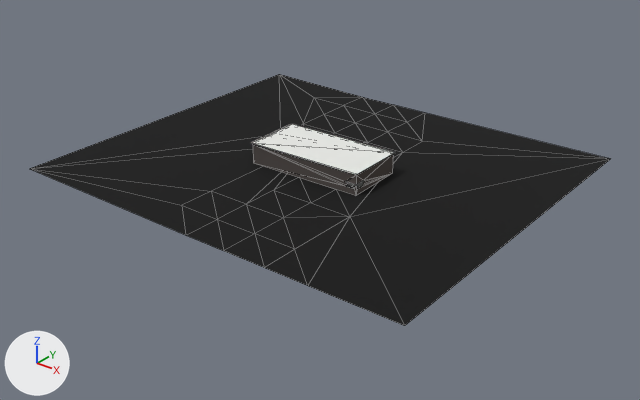
The glTF model public/twins/chatt/models/fsg-bank.glb, before and after one commit.
Before and after are seen from a camera (50 mm lens) standing at (244.0, -308.0, 171.0) and looking at (5.0, -9.0, -14.0). Lighting does not change. The marker at lower left points along +X, +Y and +Z. The older version comes first. Mesh edges are drawn as thin lines. Where no turn or scale is listed for an object, it has been applied to the vertices. Vertices at exactly the same position are counted once.
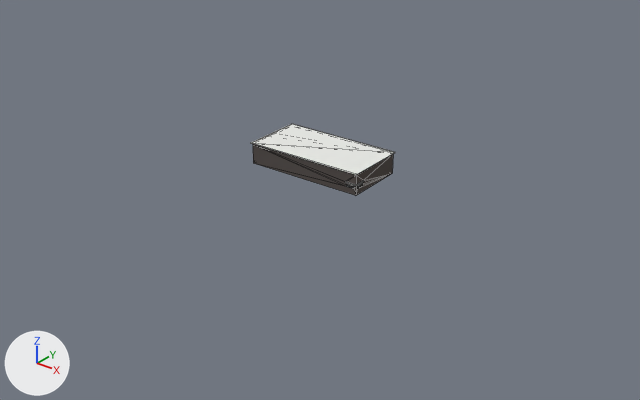
Where the newer file only moved an object's origin or applied its transform, the numbers keep the older frame.

Where the change shows, as pixel boxes [x1, y1, x2, y2] in the pictures (640 x 400 px; the box of a moved part takes in the faces that stretch with it):
'Mesh_0', reshaped (75% narrower, 72% shorter): before [30, 74, 610, 326]; after [251, 124, 395, 195]
part 1 of me_mesh_0, deleted: before [30, 74, 610, 326]
part 2 of me_mesh_0, moved or reshaped: [345, 174, 390, 188] in both

What changed in the scene script:
```text
Change me_mesh_0:
    used by ob_mesh_0; location = (0.4, 0.1, 5.4)
    remove me_mesh_0.from_pydata(...)  # 93 vertices, 168 faces; spans x -107.0..107.0, y -92.0..92.0, z -5.0..5.0
    add me_mesh_0.from_pydata(...)  # 54 vertices, 106 faces; spans x -30.0..33.0, y -21.0..13.0, z -5.0..5.0
    me_mesh_0 part 1: the loose piece of 39 vertices spanning x -107.0..107.0, y -92.0..92.0, z -5.0..-4.0 is deleted
    me_mesh_0 part 2
    2 vertices are removed from x 31.0..34.0, y -20.0..-17.0, z 0.0
    14 faces are deleted
    3 vertices move from x 32.0..34.0, y -17.0..-13.0, z -2.0..-1.0 to x 32.0..33.0, y -18.0..-13.0, z -2.0..-1.0
    2 vertices are added at (33.0, -18.0, 0.0), (-28.0, -8.0, -5.0)
    16 new faces join them, mat_palettematerial001 (picture img_palettebasecolor)
    1 new face joins them, mat_palettematerial002 (picture img_palettebasecolor)
```
